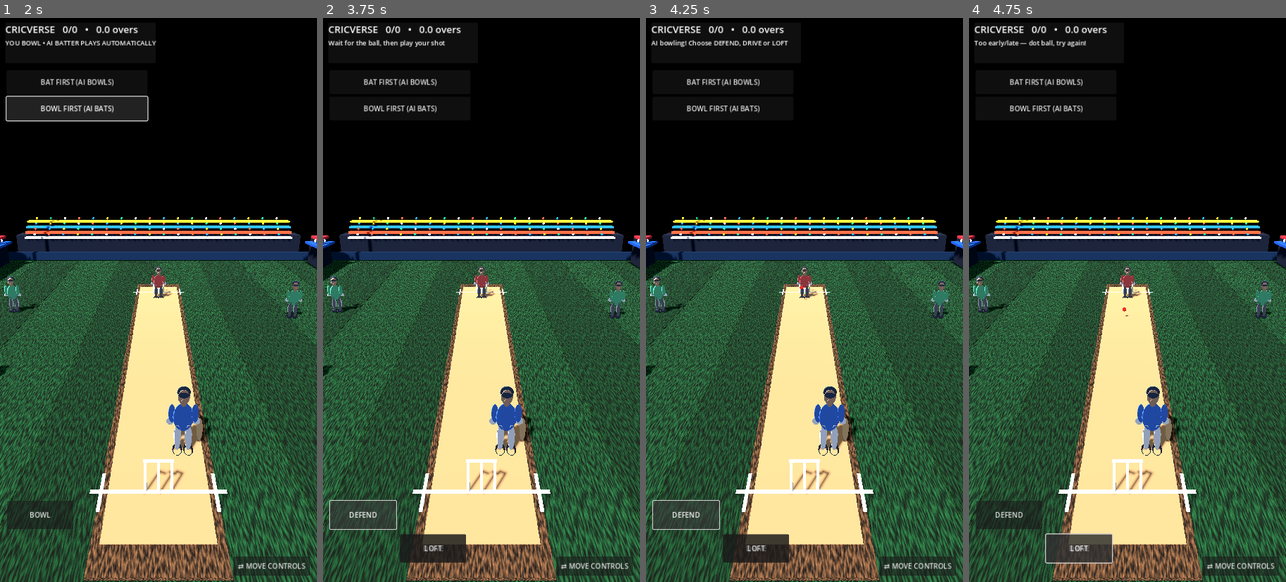
Above: before the commit, frames 1-4 (left to right).
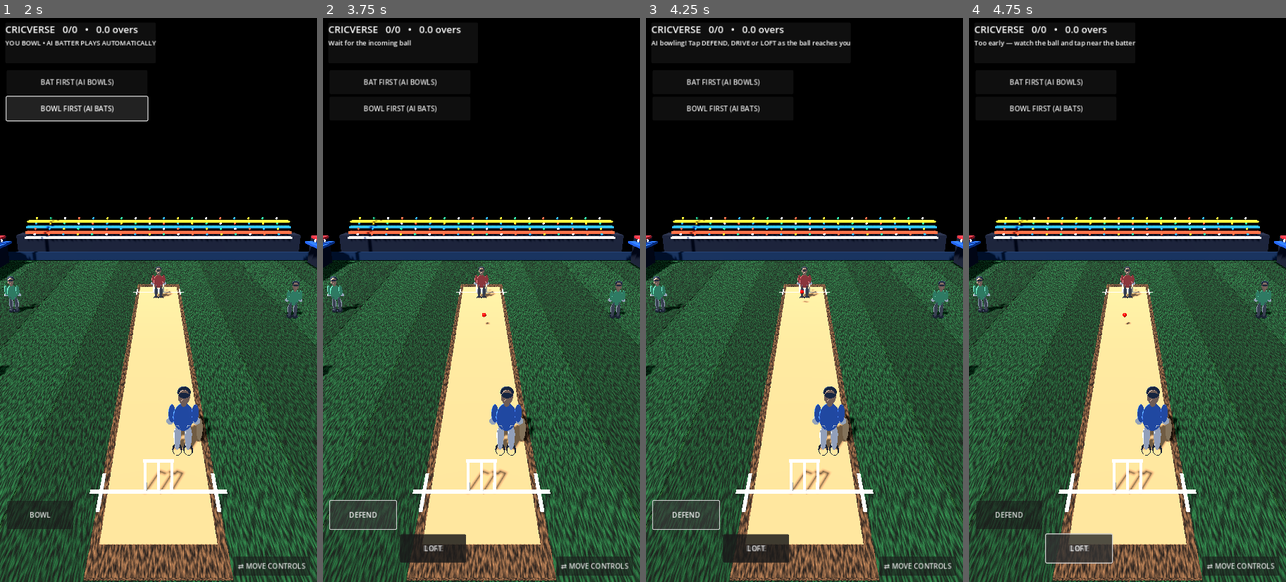
Above: after the commit, the same moments.

Repository: rakibbristy/boundary-cricket
Game: Godot game, scene res://main.tscn
The game is run twice, just before and just after one commit, with the same random seed, the same clock (stepped at 60 frames per second) and the same inputs.
Inputs:
- Up to frame 1 (2 s): click "BAT FIRST (AI BOWLS)" at 0.5 s; click "BOWL FIRST (AI BATS)" at 1.25 s
- Up to frame 2 (3.75 s): click "BOWL" at 2 s; click "BAT FIRST (AI BOWLS)" at 2.75 s; click "DEFEND" at 3.5 s
- Up to frame 3 (4.25 s): no input
- Up to frame 4 (4.75 s): click "DRIVE" at 4.25 s

Frame 1 is identical in both runs. In frame 2, 0.2% of the frame differs, in the area x 14-53%, y 3-55%; in frame 3, 0.4%, in the area x 13-65%, y 3-51%; in frame 4, 0.3%.

Commit message:
Rebuild batting contact, ball flight, bounce and bowling gameplay

Diff:
--- a/cricverse/main.gd
+++ b/cricverse/main.gd
@@ -1,6 +1,6 @@
 extends Node3D
 
-var ball: RigidBody3D
+var ball: Node3D
 var batter: Node3D
 var score := 0
 var wickets := 0
@@ -12,6 +12,9 @@
 var hit_done := false
 var delivery_timer := 0.0
 var shot_power := 0.0
+var ball_velocity := Vector3.ZERO
+var ball_state := "none"
+var ball_bounced := false
 var camera: Camera3D
 var play_mode := "batting"
 var match_started := false
@@ -398,68 +401,95 @@
 func _spawn_ball() -> void:
 	if is_instance_valid(ball):
 		ball.queue_free()
-	ball = RigidBody3D.new()
+	ball = Node3D.new()
+	ball.name = "CricketBall"
 	var sphere := SphereMesh.new()
 	sphere.radius = 0.12
 	sphere.height = 0.24
 	var mesh := MeshInstance3D.new()
 	mesh.mesh = sphere
 	var mat := StandardMaterial3D.new()
-	mat.albedo_color = Color(0.78, 0.08, 0.07)
+	mat.albedo_color = Color(0.78, 0.06, 0.045)
+	mat.roughness = 0.32
+	mat.metallic = 0.05
 	mesh.material_override = mat
 	ball.add_child(mesh)
-	var shape := CollisionShape3D.new()
-	var sphere_shape := SphereShape3D.new()
-	sphere_shape.radius = 0.12
-	shape.shape = sphere_shape
-	ball.add_child(shape)
-	ball.position = Vector3(randf_range(-0.35, 0.35), 1.05, -8.2)
-	ball.gravity_scale = 0.18
+	var glow := OmniLight3D.new()
+	glow.light_color = Color(1.0, 0.12, 0.08)
+	glow.light_energy = 0.12
+	glow.omni_range = 0.7
+	ball.add_child(glow)
+	ball.position = Vector3(randf_range(-0.28, 0.28), 1.15, -8.2)
 	add_child(ball)
-	ball.linear_velocity = Vector3(randf_range(-0.22, 0.22), -0.05, 6.2)
+	ball_velocity = Vector3(randf_range(-0.10, 0.10), -0.15, 7.4)
+	ball_state = "delivery"
+	ball_bounced = false
+	delivery_timer = 0.0
 
 func _play_shot(power: float) -> void:
 	if not match_started or play_mode != "batting":
 		_show_status("Batting controls are available in BAT FIRST mode")
 		return
-	if not delivery_active or hit_done or not is_instance_valid(ball):
-		_show_status("Wait for the ball, then play your shot")
-		return
-	var distance_to_contact: float = absf(ball.position.z - 5.7)
-	if distance_to_contact <= 3.15:
-		hit_done = true
-		var timing_quality: float = clampf(1.0 - distance_to_contact / 3.15, 0.0, 1.0)
-		var runs := 0
-		if power > 1.2:
-			if timing_quality > 0.72:
-				runs = 6 if randf() < 0.48 else 4
-			elif timing_quality > 0.35:
-				runs = 4 if randf() < 0.42 else 2
-			else:
-				runs = 1 if randf() < 0.55 else 0
-		elif power > 0.8:
-			if timing_quality > 0.65:
-				runs = 4 if randf() < 0.48 else 2
-			elif timing_quality > 0.25:
-				runs = 2 if randf() < 0.55 else 1
-			else:
-				runs = 0 if randf() < 0.35 else 1
+	if not delivery_active or hit_done or not is_instance_valid(ball) or ball_state != "delivery":
+		_show_status("Wait for the incoming ball")
+		return
+	var contact_z := 5.95
+	var timing_error: float = absf(ball.position.z - contact_z)
+	if timing_error > 2.55:
+		_show_status("Too early — watch the ball and tap near the batter")
+		return
+	hit_done = true
+	var timing_quality: float = clampf(1.0 - timing_error / 2.55, 0.0, 1.0)
+	var runs := 0
+	if power > 1.2:
+		if timing_quality > 0.78:
+			runs = 6 if randf() < 0.58 else 4
+		elif timing_quality > 0.48:
+			runs = 4 if randf() < 0.55 else 2
 		else:
-			runs = 1 if timing_quality > 0.25 and randf() < 0.8 else 0
-		score += runs
-		_show_status(("PERFECT TIMING! " if timing_quality > 0.72 else "SHOT PLAYED! ") + "+%d RUNS" % runs)
-		ball.freeze = true
-		ball.linear_velocity = Vector3(randf_range(-4.5, 4.5), 3.0 + 3.0 * power, -randf_range(5.0, 10.0))
+			runs = 1 if randf() < 0.5 else 0
+	elif power > 0.8:
+		if timing_quality > 0.72:
+			runs = 4 if randf() < 0.55 else 2
+		elif timing_quality > 0.35:
+			runs = 2 if randf() < 0.65 else 1
+		else:
+			runs = 1
 	else:
-		hit_done = true
-		_show_status("Too early/late — dot ball, try again!")
-		if distance_to_contact < 4.2 and randf() < 0.06:
-			wickets += 1
-			_show_status("BOWLED! WICKET")
+		runs = 1 if timing_quality > 0.2 else 0
+	score += runs
+	shot_power = power
+	ball_state = "shot"
+	var hit_direction := -1.0 if randf() < 0.72 else 1.0
+	ball_velocity = Vector3(randf_range(-5.0, 5.0), 4.0 + power * 3.0, hit_direction * (8.0 + power * 3.0))
+	if timing_quality > 0.78:
+		_show_status("PERFECT CONTACT!  +%d RUNS" % runs)
+	elif timing_quality > 0.45:
+		_show_status("GOOD SHOT!  +%d RUNS" % runs)
+	else:
+		_show_status("EDGED!  +%d RUNS" % runs)
+	_animate_bat_swing()
 	_update_score()
+
+func _animate_bat_swing() -> void:
+	if not is_instance_valid(batter):
+		return
+	var bat_blade := batter.get_node_or_null("Bat_Blade") as Node3D
+	if bat_blade == null:
+		return
+	var tween := create_tween()
+	tween.tween_property(bat_blade, "rotation_degrees", Vector3(0, 0, -82), 0.10)
+	tween.tween_property(bat_blade, "rotation_degrees", Vector3(0, 0, -12), 0.22)
+
+func _finish_delivery(message: String = "") -> void:
 	delivery_active = false
 	balls += 1
-	auto_delivery_timer = 1.8
+	if message != "":
+		_show_status(message)
+	if is_instance_valid(ball):
+		ball.queue_free()
+	auto_delivery_timer = 1.7
+	_update_score()
 
 func _process(delta: float) -> void:
 	if not match_started:
@@ -473,31 +503,66 @@
 			_spawn_ball()
 			delivery_active = true
 			hit_done = false
-			delivery_timer = 0.0
-			_show_status("AI bowling! Choose DEFEND, DRIVE or LOFT")
-	if delivery_active:
-		delivery_timer += delta
-		if is_instance_valid(ball):
-			if play_mode == "bowling" and not hit_done and ball.position.z > 4.8:
-				hit_done = true
-				var ai_runs: int = [0, 1, 2, 4, 6][randi_range(0, 4)]
-				if ai_runs == 0 and randf() < 0.4:
-					wickets += 1
-					_show_status("AI BATTER OUT!")
-				else:
-					score += ai_runs
-					_show_status("AI scored %d runs" % ai_runs)
-				ball.freeze = true
-				_update_score()
-			if ball.position.z > 10 or ball.position.y < -2 or delivery_timer > 4.5:
-				delivery_active = false
-				balls += 1
-				if not hit_done:
-					balls += 1
-					_show_status("DOT BALL — no wicket")
-				_update_score()
-				if play_mode == "batting":
-					auto_delivery_timer = 1.8
+			_show_status("AI bowling! Tap DEFEND, DRIVE or LOFT as the ball reaches you")
+	if not delivery_active or not is_instance_valid(ball):
+		return
+
+	delivery_timer += delta
+	# Manual ball simulation keeps the ball visible and predictable on mobile.
+	ball_velocity.y -= 7.2 * delta
+	ball.position += ball_velocity * delta
+
+	# One controlled pitch bounce, followed by a low skidding delivery.
+	if ball_state == "delivery" and not ball_bounced and ball.position.y <= 0.16 and ball.position.z > -5.2:
+		ball.position.y = 0.16
+		ball_velocity.y = 3.15
+		ball_bounced = true
+	elif ball_state == "delivery" and ball_bounced and ball.position.y < 0.13:
+		ball.position.y = 0.13
+		ball_velocity.y = 0.0
+
+	# AI batter reacts at the same contact point used by the player's bat.
+	if play_mode == "bowling" and ball_state == "delivery" and not hit_done and ball.position.z >= 5.65:
+		hit_done = true
+		if randf() < 0.22:
+			wickets += 1
+			_show_status("BEATEN! AI BATTER MISSED — WICKET!")
+			ball_state = "delivery"
+		else:
+			var ai_runs: int = [0, 1, 2, 4, 6][randi_range(0, 4)]
+			score += ai_runs
+			_show_status("AI BATTER SCORES %d" % ai_runs)
+			ball_state = "shot"
+			ball_velocity = Vector3(randf_range(-4.5, 4.5), 4.0 + randf_range(0.0, 2.5), -randf_range(7.0, 12.0))
+		_update_score()
+
+	# If the player misses a straight delivery, the ball reaches the stumps.
+	if play_mode == "batting" and ball_state == "delivery" and not hit_done and ball.position.z >= 7.55:
+		hit_done = true
+		if absf(ball.position.x) < 0.52 and ball.position.y < 1.25:
+			wickets += 1
+			_show_status("BOWLED! Watch the line and timing.")
+		else:
+			_show_status("BEATEN! Dot ball.")
+		_update_score()
+
+	# Keep hit balls in play until they reach the boundary or stop.
+	if ball_state == "shot":
+		if ball.position.y <= 0.14:
+			ball.position.y = 0.14
+			ball_velocity.y = 0.0
+			ball_velocity.x *= 0.985
+			ball_velocity.z *= 0.985
+		if absf(ball.position.x) > 15.0 or absf(ball.position.z) > 20.0:
+			_finish_delivery("BOUNDARY! Delivery complete.")
+			return
+		if ball_velocity.length() < 1.0 or delivery_timer > 5.0:
+			_finish_delivery("RUNS COMPLETED.")
+			return
+
+	if ball_state == "delivery" and (ball.position.z > 9.8 or ball.position.y < -1.0 or delivery_timer > 4.2):
+		_finish_delivery("DELIVERY COMPLETE — NEXT BALL")
+
 func _update_score() -> void:
 	if is_instance_valid(runs_label):
 		runs_label.text = "CRICVERSE   %d/%d   •   %d.%d overs" % [score, wickets, int(balls / 6), balls % 6]
